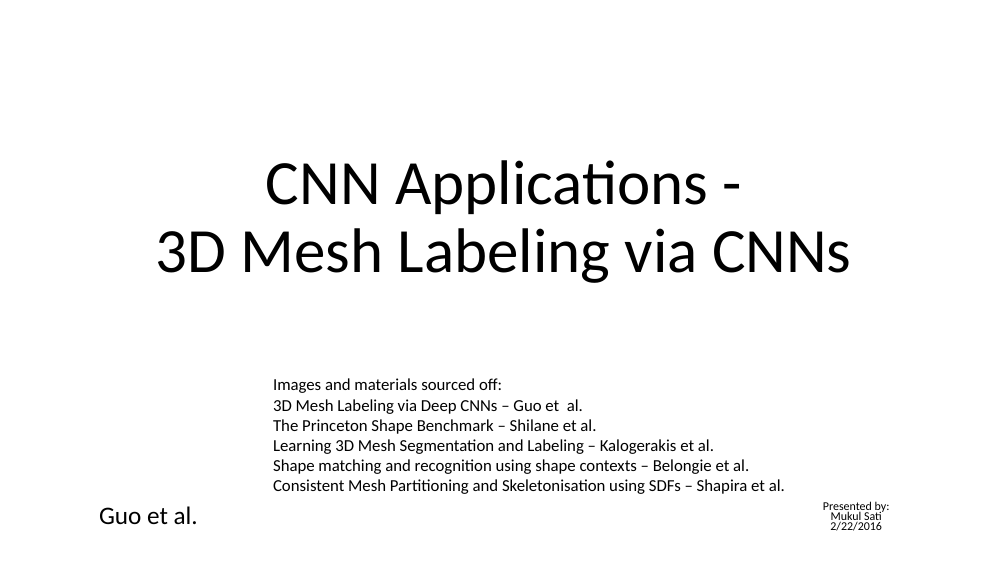
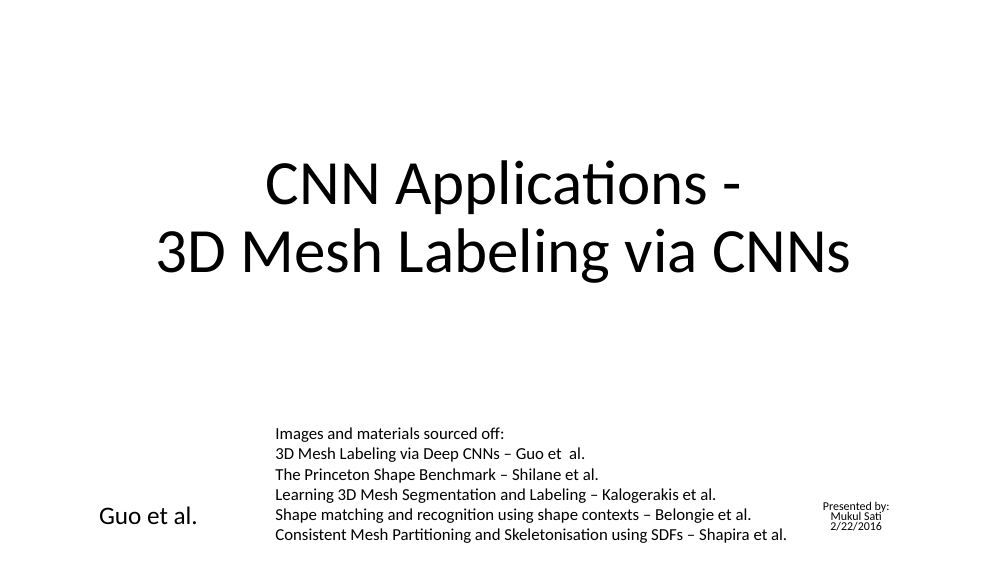
Before and after one commit to indivisibleatom/lectureNotes, a slide deck: slide 1 of sources/Guo_Mesh_Labeling.pptx. Drawn at 1008x567 pixels with LibreOffice and Linux fonts; fonts in the diff are those of the drawing. Boxes give left, top, right and bottom in pixels: in the first picture for what was removed or moved away, otherwise in the second. Text is boxed around its words. In the diff, an @@ line names an element or a change of style, - is before the commit and + after.

Commit message:
Adding final presentation and publishing to psf

```diff
--- a/sources/Guo_Mesh_Labeling.pptx
+++ b/sources/Guo_Mesh_Labeling.pptx
@@ text "Images and materials sourced off:": place and size @@
-text "Images and materials sourced off:" at box(273, 378, 785, 494)
+text "Images and materials sourced off:" at box(275, 427, 787, 543)
```
Also in this commit, not shown: 1 other file.
